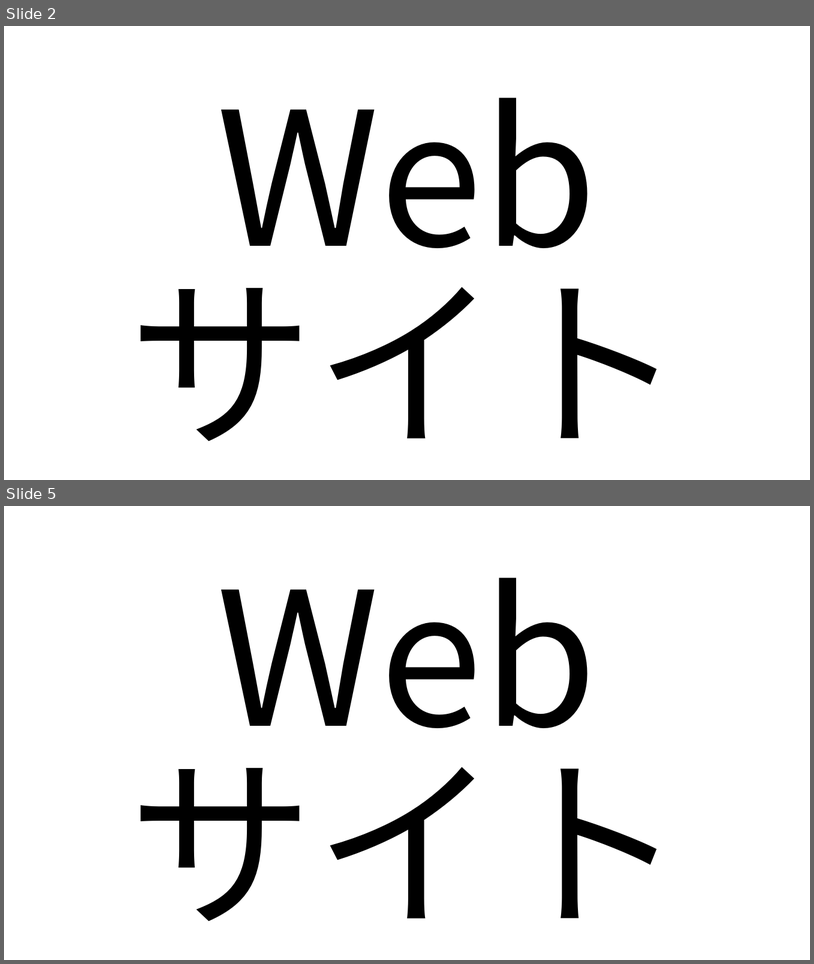
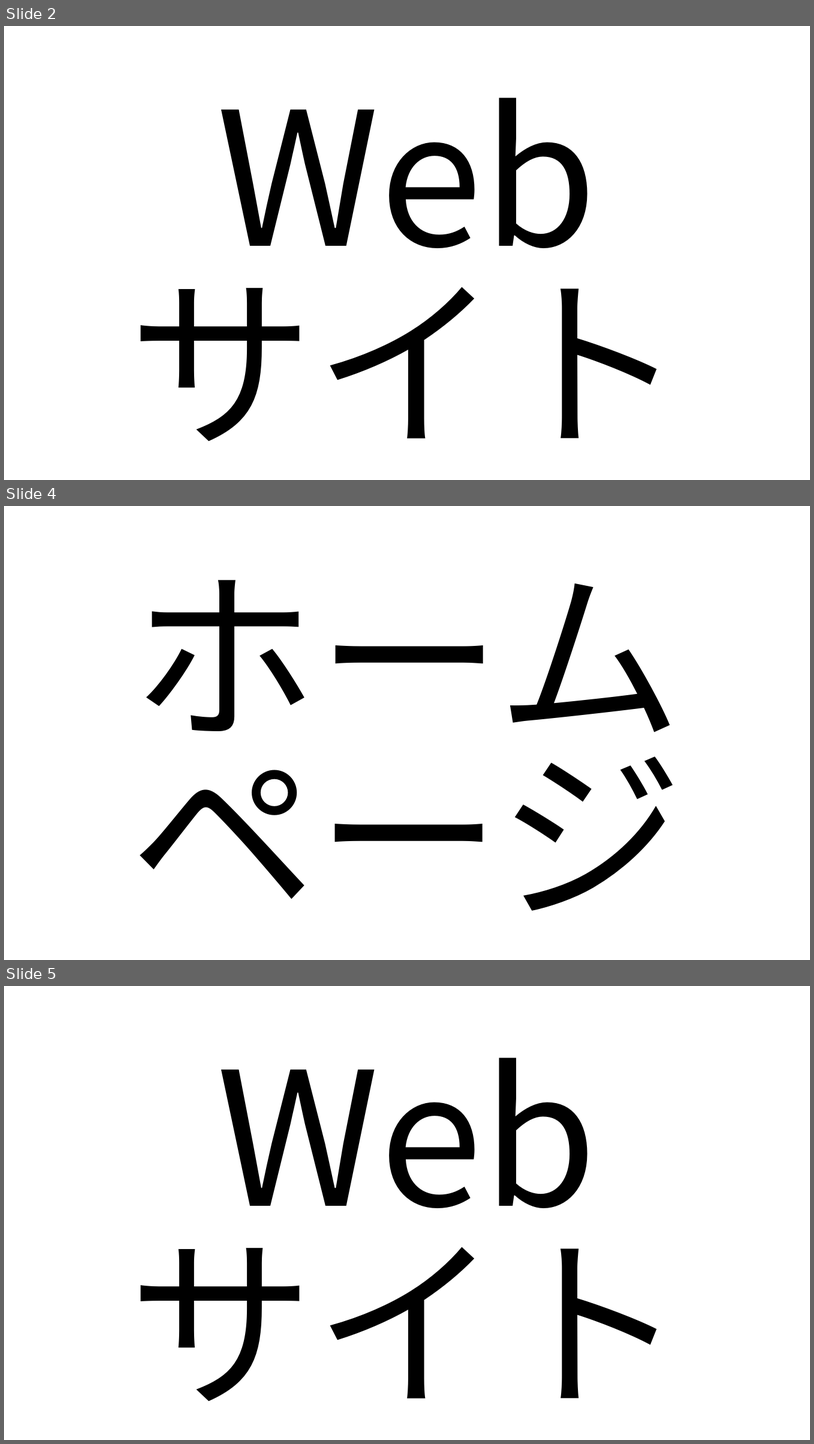
Before and after one commit to HirotakaFukkoahi/WebsiteForCEO, a slide deck: 新米社長に送るWebサイトの重要性と運用の仕方.pptx. Shown one above the other, each under a label of ours: slides 2 and 5 before the commit, slides 2, 4 and 5 after it; the slides between them are not shown. The pictures are 814x964 and 814x1444 pixels, drawn with LibreOffice and Linux fonts; fonts in the diff are those of the drawing. Boxes give left, top, right and bottom in pixels: in the first picture for what was removed or moved away, otherwise in the second. Text is boxed around its words. In the diff, an @@ line names an element or a change of style, - is before the commit and + after.

```diff
--- a/新米社長に送るWebサイトの重要性と運用の仕方.pptx
+++ b/新米社長に送るWebサイトの重要性と運用の仕方.pptx
@@ slide 4 added at (4,506,810,960), background #FFFFFF @@
@@ text added at (131,580,684,910), 221.1 pt, text #000000 @@
+ホームページ
```
Also in this commit, not shown: 19 other slides added.
